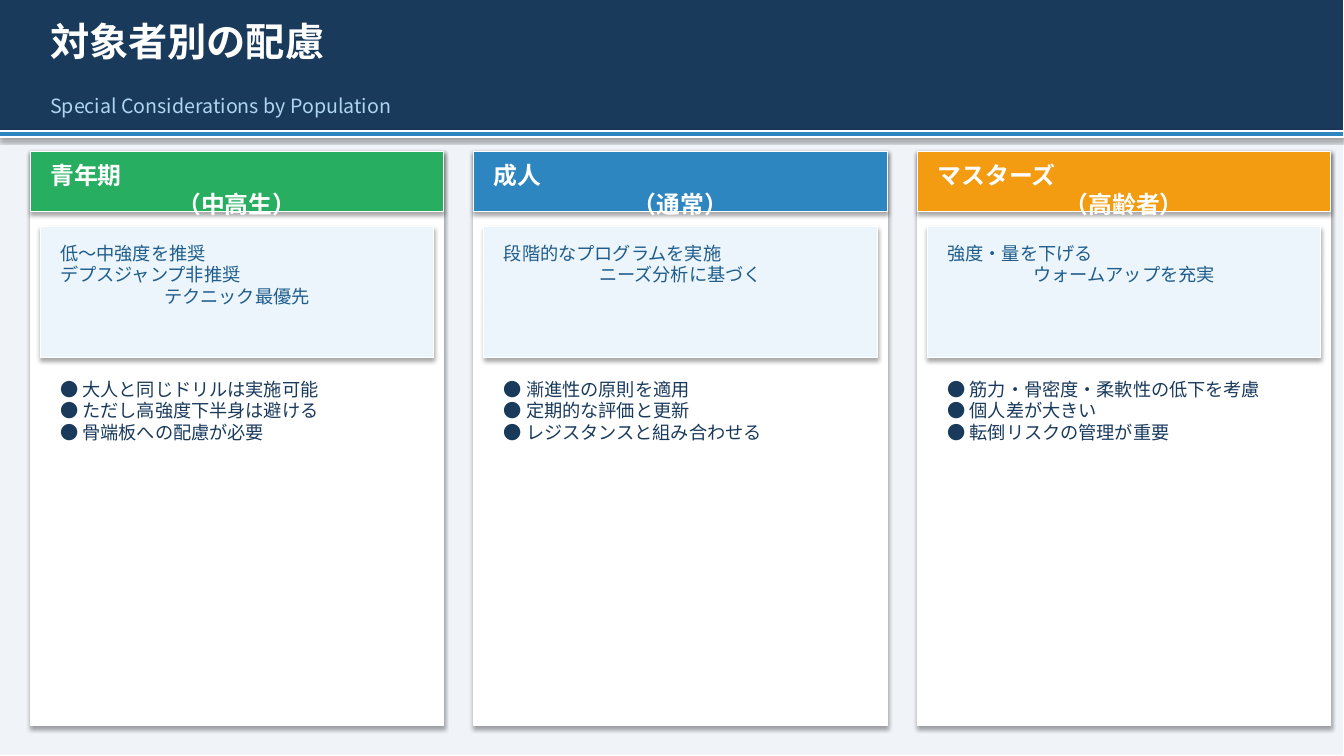
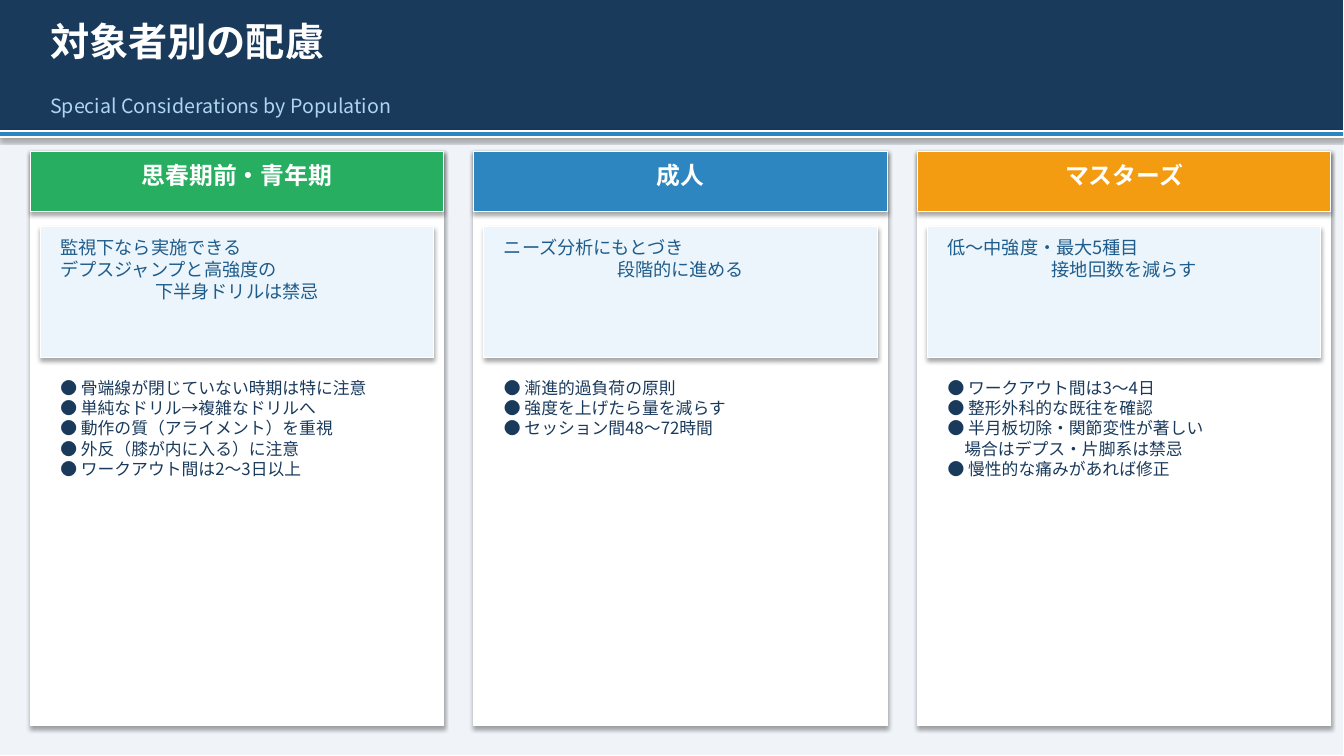
Before and after one commit to nagata2004-hub/sports-trainer-site, a slide deck: slide 17 of plyometrics/⑤プライオメトリクス講義スライド.pptx. Drawn at 1344x756 pixels with LibreOffice and Linux fonts; fonts in the diff are those of the drawing. Boxes give left, top, right and bottom in pixels: in the first picture for what was removed or moved away, otherwise in the second. Text is boxed around its words. In the diff, an @@ line names an element or a change of style, - is before the commit and + after.

```diff
--- a/plyometrics/⑤プライオメトリクス講義スライド.pptx
+++ b/plyometrics/⑤プライオメトリクス講義スライド.pptx
@@ text at (141,163,332,186): text changed @@
-青年期
-（中高生）
+思春期前・青年期
@@ text at (657,163,705,186): text changed @@
-成人
-（通常）
+成人
@@ text at (1065,163,1183,186): text changed @@
-マスターズ
-（高齢者）
+マスターズ
@@ text at (60,238,318,300): text changed @@
-低〜中強度を推奨
-デプスジャンプ非推奨
-テクニック最優先
+監視下なら実施できる
+デプスジャンプと高強度の
+下半身ドリルは禁忌
@@ text at (504,238,744,278): text changed @@
-段階的なプログラムを実施
-ニーズ分析に基づく
+ニーズ分析にもとづき
+段階的に進める
@@ text at (948,238,1197,278): text changed @@
-強度・量を下げる
-ウォームアップを充実
+低〜中強度・最大5種目
+接地回数を減らす
@@ text at (81,380,367,477): text changed; size 13 to 12 pt @@
-● 大人と同じドリルは実施可能
-● ただし高強度下半身は避ける
-● 骨端板への配慮が必要
+● 骨端線が閉じていない時期は特に注意
+● 単純なドリル→複雑なドリルへ
+● 動作の質（アライメント）を重視
+● 外反（膝が内に入る）に注意
+● ワークアウト間は2〜3日以上
@@ text at (524,380,725,436): text changed; size 13 to 12 pt @@
-● 漸進性の原則を適用
-● 定期的な評価と更新
-● レジスタンスと組み合わせる
+● 漸進的過負荷の原則
+● 強度を上げたら量を減らす
+● セッション間48〜72時間
@@ text at (964,380,1203,477): text changed; size 13 to 12 pt @@
-● 筋力・骨密度・柔軟性の低下を考慮
-● 個人差が大きい
-● 転倒リスクの管理が重要
+● ワークアウト間は3〜4日
+● 整形外科的な既往を確認
+● 半月板切除・関節変性が著しい
+場合はデプス・片脚系は禁忌
+● 慢性的な痛みがあれば修正
```
Also in this commit, not shown: 19 other slides changed, 4 other files.
